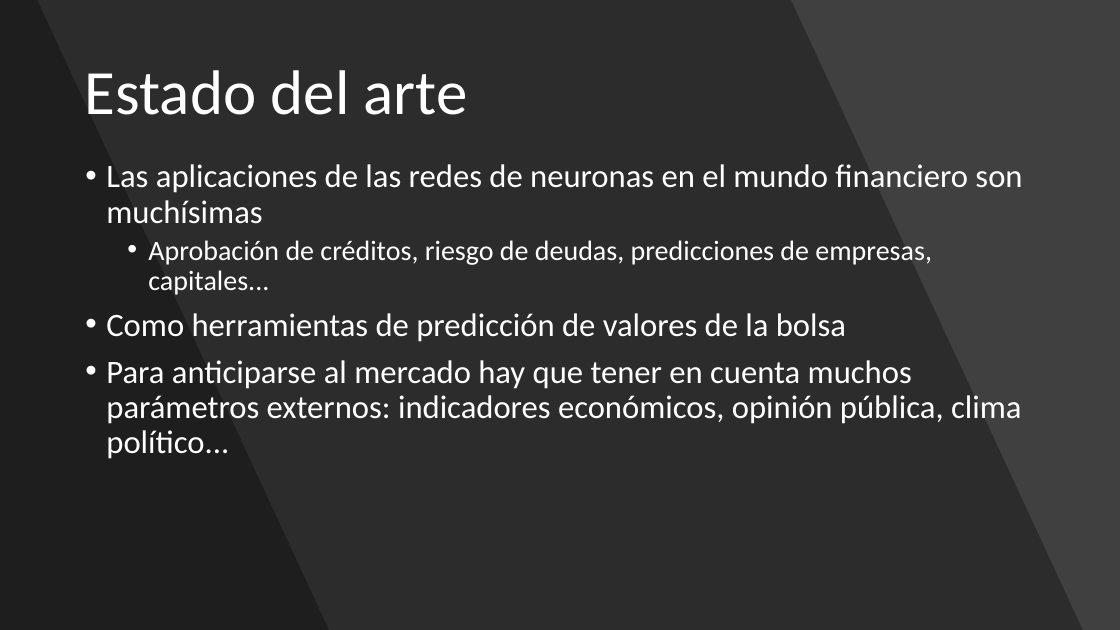
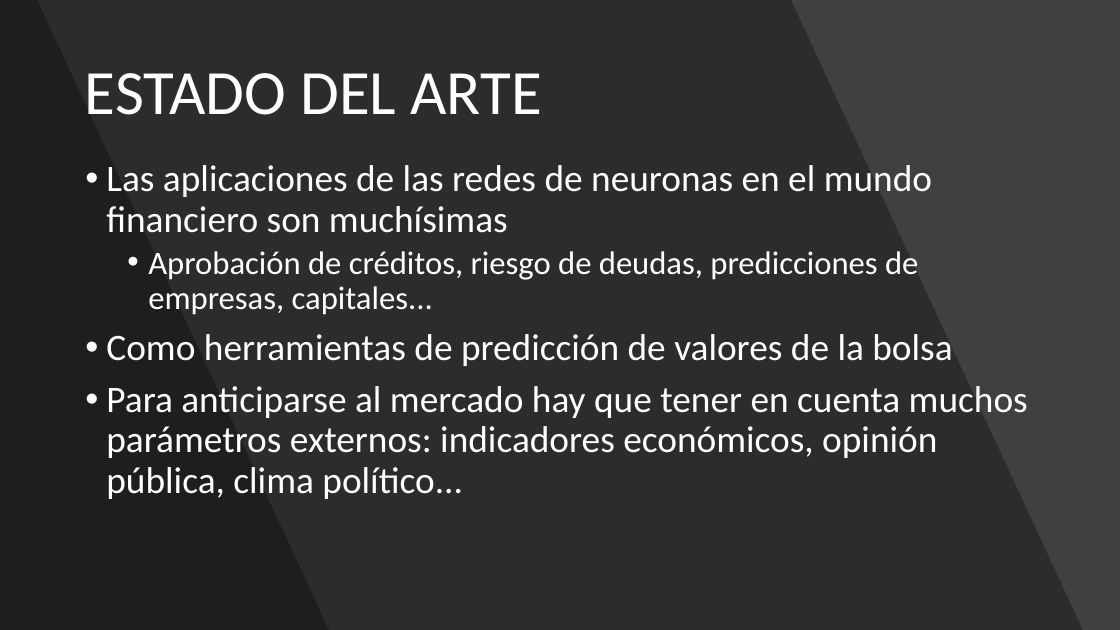
Before and after one commit to adrigrillo/IBEXPredictor, a slide deck: slide 3 of docs/PresentacionFinal.pptx. Drawn at 1120x630 pixels with LibreOffice and Linux fonts; fonts in the diff are those of the drawing. Boxes give left, top, right and bottom in pixels: in the first picture for what was removed or moved away, otherwise in the second. Text is boxed around its words. In the diff, an @@ line names an element or a change of style, - is before the commit and + after.

```diff
--- a/docs/PresentacionFinal.pptx
+++ b/docs/PresentacionFinal.pptx
@@ title at [85, 73, 542, 115]: text changed @@
-Estado del arte
+ESTADO DEL ARTE
@@ text "Las aplicaciones de las redes ..." at [106, 165, 1028, 499]: size 28 to 32 pt in "Las aplicaciones de las redes de neuronas ...", "Como herramientas de predicción de valores de ...", "Para anticiparse al mercado hay que tener ..."; size 24 to 28 pt in "Aprobación de créditos, riesgo de deudas, predicciones ..." @@
```
Also in this commit, not shown: 5 other slides changed.
